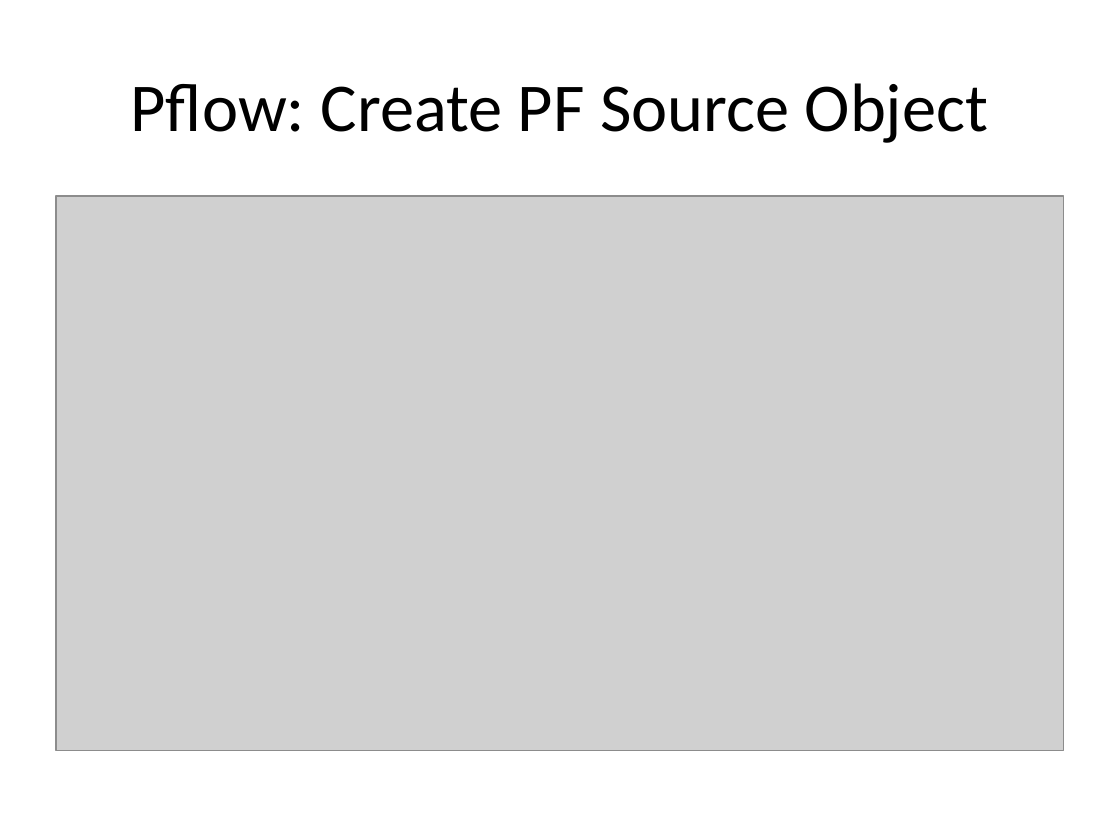
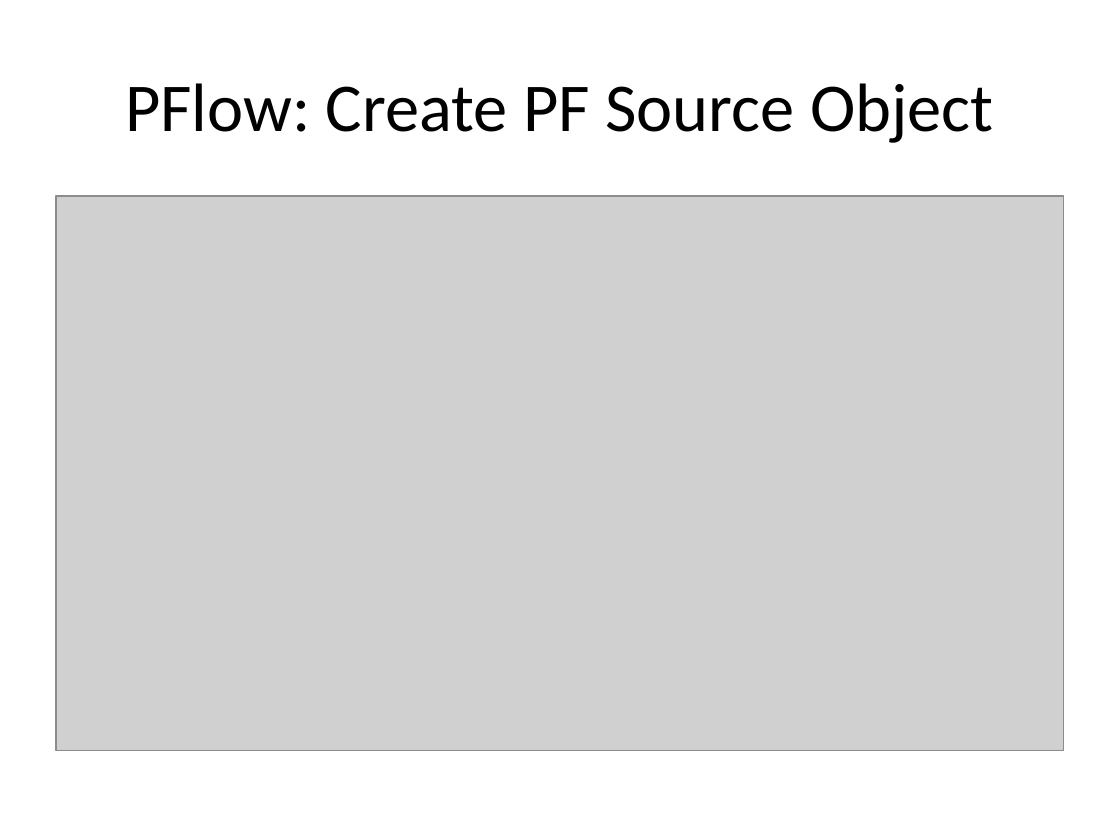
Before and after one commit to garyscary/C307-Project, a slide deck: slide 6 of Special Effects Presentation/c307SpecialEffectsPresentation.pptx. Drawn at 1120x840 pixels with LibreOffice and Linux fonts; fonts in the diff are those of the drawing; grey boxes stand for pictures. Boxes give left, top, right and bottom in pixels: in the first picture for what was removed or moved away, otherwise in the second. Text is boxed around its words. In the diff, an @@ line names an element or a change of style, - is before the commit and + after.

Commit message:
fixed typos in presentation

```diff
--- a/Special Effects Presentation/c307SpecialEffectsPresentation.pptx
+++ b/Special Effects Presentation/c307SpecialEffectsPresentation.pptx
@@ title at (125,83,993,143): text changed @@
-Pflow: Create PF Source Object
+PFlow: Create PF Source Object
```
Also in this commit, not shown: 1 other slide changed.
